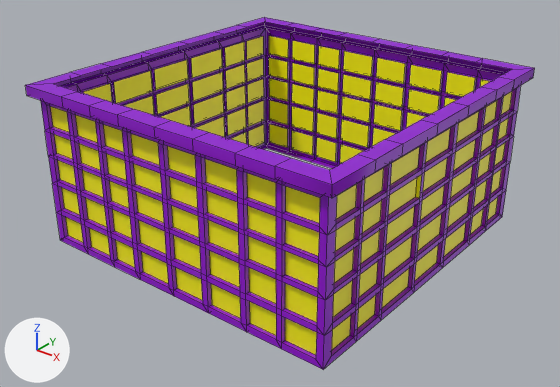
The FBX model Assets/Meshes/Building_Large_Peice_002.fbx as it was, and as the next commit left it.
One viewpoint serves both versions: a 50 mm lens placed at (107.3, -157.7, 53.7), pointed at (1.0, -24.9, -28.6). The axes (+X, +Y, +Z) are drawn at lower left. The lights are the same throughout. Mesh edges are drawn as thin lines. Where no turn or scale is listed for an object, it has been applied to the vertices.

The first picture shows 'Building_Large_Piece_002'.
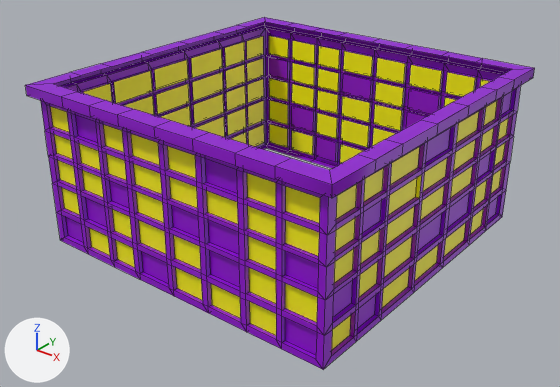
Boxes (x1, y1, x2, y2) around the edits, measured in the pictures (560 x 387 px):
part 1 of me_mesh, recoloured (yellow to purple)
    both: (65, 58, 512, 355)

The edits, one by one:
me_mesh has 1396 vertices, 1408 faces and spans x -42.0..42.0, y -42.0..42.0, z 0.0..40.0.
me_mesh is used by ob_building_large_piece_002; location (0.0, -20.6, -40.4).
me_mesh part 1: 30 of the faces centred in x -34.3..39.0, y -39.0..39.0, z 4.7..32.9 switch from mat_windows (yellow #fff700) to mat_mainbuilding (purple #9300d5).
